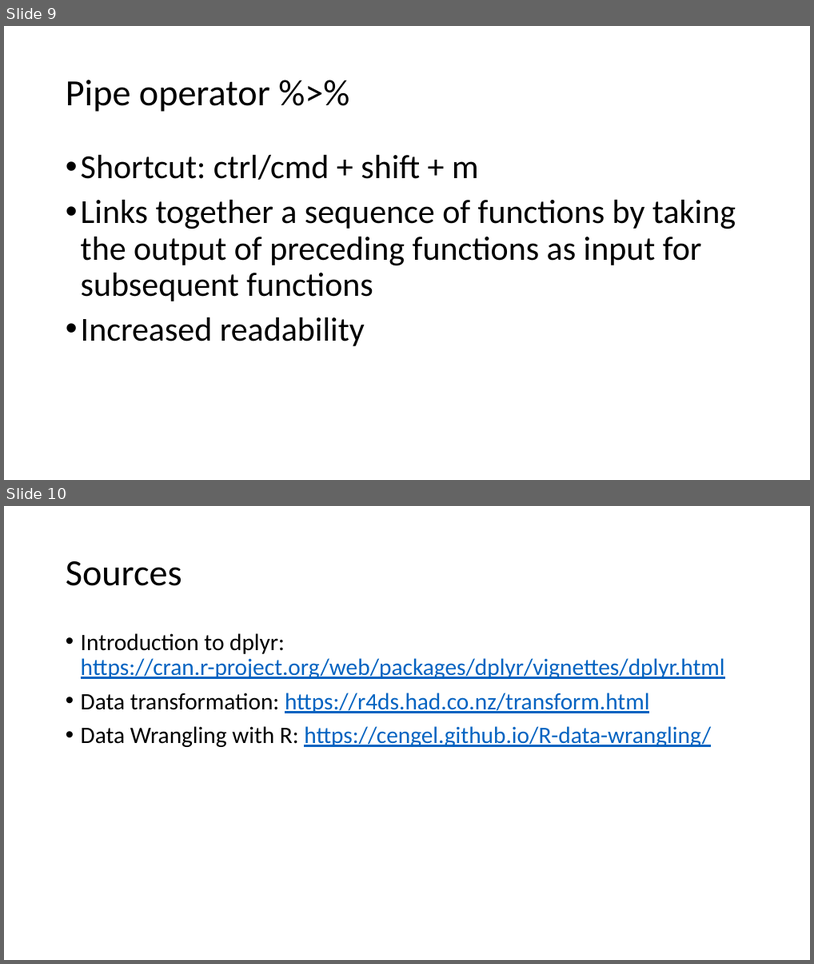
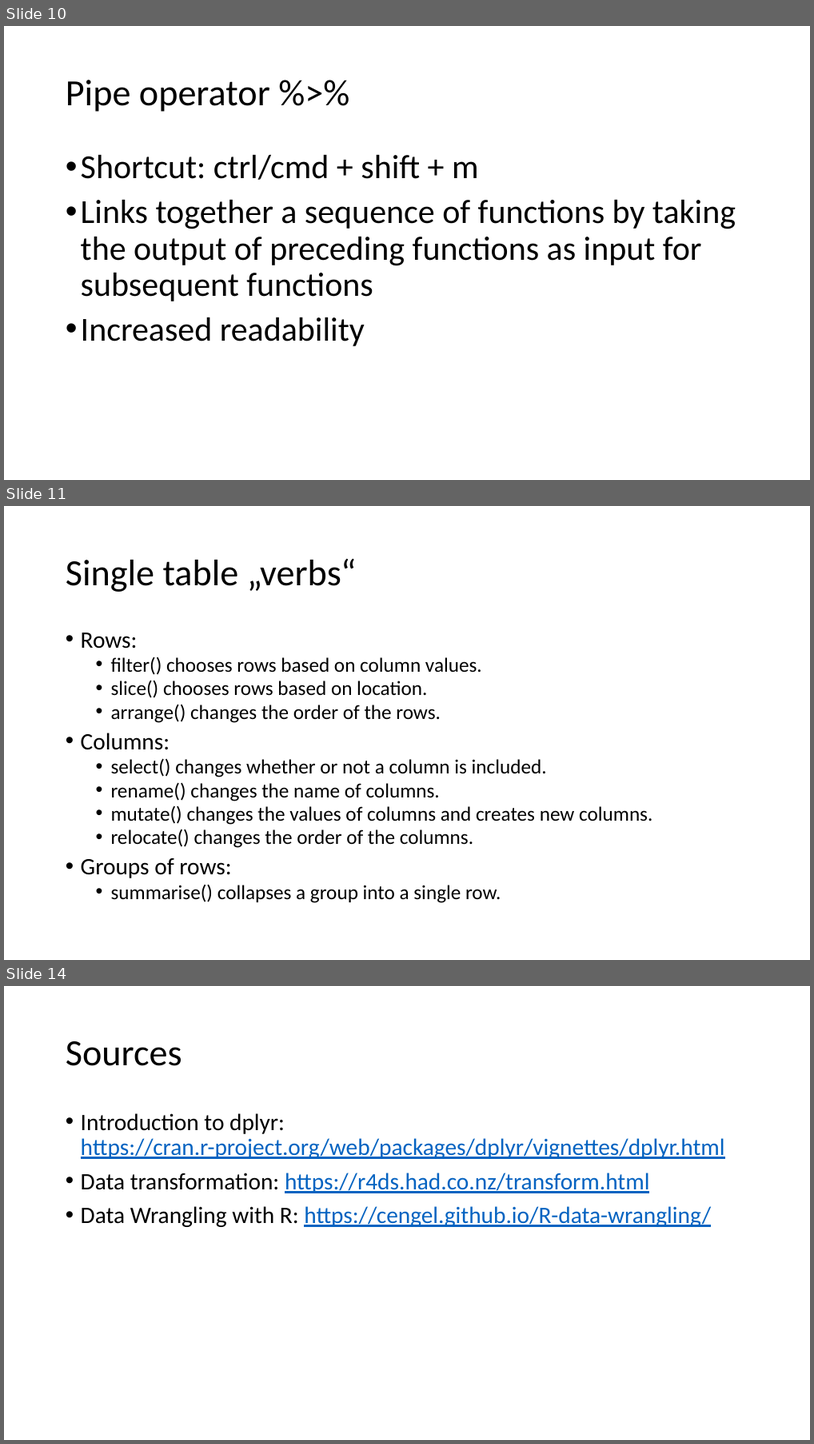
Before and after one commit to keeganmcbride/dplyr_fundamentals, a slide deck: Dplyr_workshop.pptx. Shown one above the other, each under a label of ours: slides 9 and 10 before the commit, slides 10, 11 and 14 after it; the slides between them are not shown. The pictures are 814x964 and 814x1444 pixels, drawn with LibreOffice and Linux fonts; fonts in the diff are those of the drawing. Boxes give left, top, right and bottom in pixels: in the first picture for what was removed or moved away, otherwise in the second. Text is boxed around its words. In the diff, an @@ line names an element or a change of style, - is before the commit and + after.

```diff
--- a/Dplyr_workshop.pptx
+++ b/Dplyr_workshop.pptx
@@ slide 11 added at bbox=[4, 506, 810, 960], background #FFFFFF @@
@@ title added at bbox=[66, 559, 357, 592], 44 pt, text #000000 @@
+Single table „verbs“
@@ text added at bbox=[81, 632, 653, 903], 24 pt, text #000000 @@
+• Rows:
+  • filter() chooses rows based on column values.
+  • slice() chooses rows based on location.
+  • arrange() changes the order of the rows.
+• Columns:
+  • select() changes whether or not a column is included.
+  • rename() changes the name of columns.
+  • mutate() changes the values of columns and creates new columns.
+  • relocate() changes the order of the columns.
+• Groups of rows:
+  • summarise() collapses a group into a single row.
@@ what was slide 9 is now slide 10 @@
@@ what was slide 10 is now slide 14 @@
```
Also in this commit, not shown: 1 slide changed, 3 other slides added, 1 other file.
